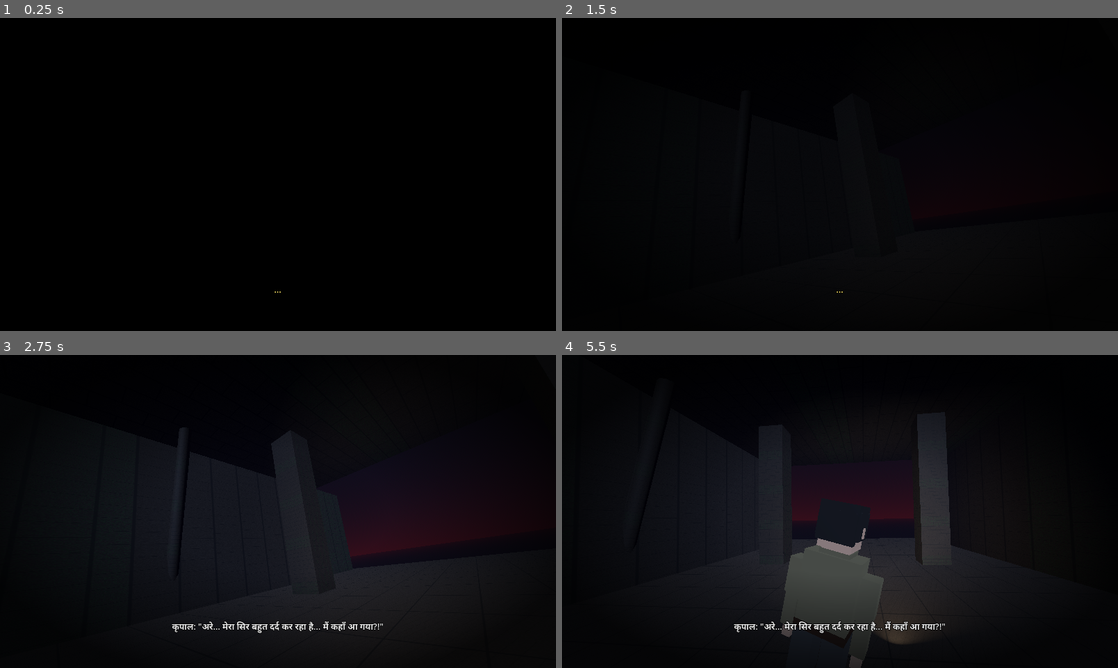
Above: before the commit, frames 1-4 (two rows, left to right).
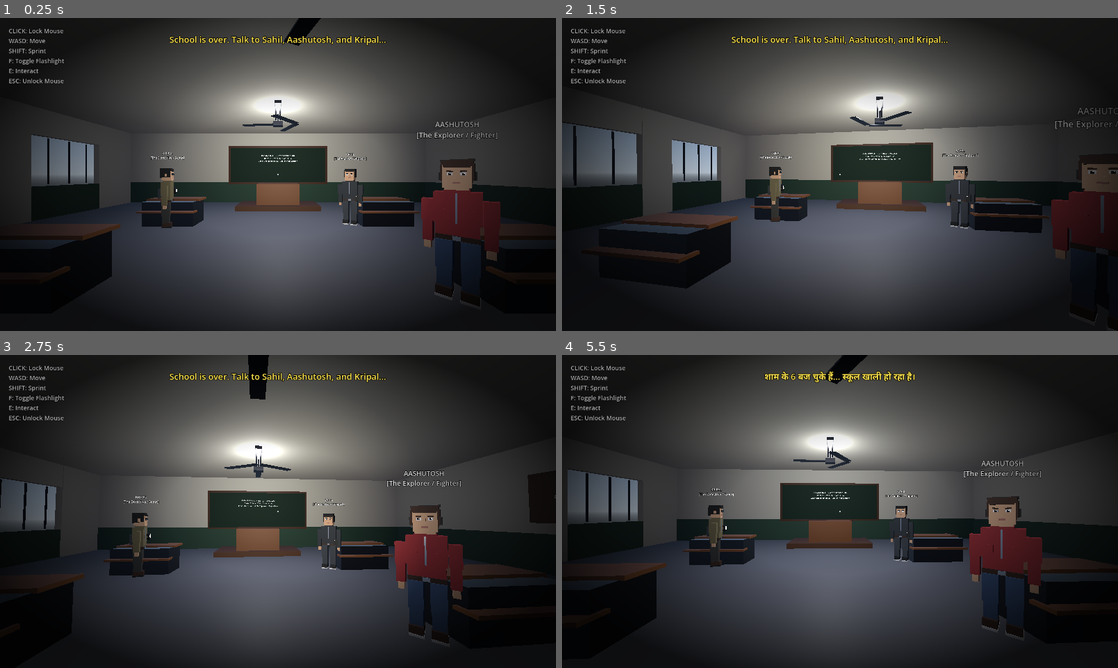
Above: after the commit, the same moments.

Repository: Sahil13092008/HorrorMission
Game: Godot game, scene res://scenes/classroom.tscn
Same seed, same stepped clock (60 frames per second), same inputs: the game is played once before the commit and once after it. Before the commit the project starts from res://scenes/bhangarh_ruins.tscn. Sound files missing from this copy of the repository are replaced by a short silence.
Inputs (mouse positions are in pixels of both pictures, inside the frame that each line leads up to):
- Up to frame 1 (0.25 s): no input
- Up to frame 2 (1.5 s): tap Enter at 0.5, 0.6 s; move the mouse to (867, 174) at 0.52 s; hold Up (ui_up) from 0.53 s (still down); click (867, 174) at 0.67 s; tap Space at 0.77, 1.07 s; tap E at 0.8, 1.35 s; move the mouse to (812, 174) at 1.27 s
- Up to frame 3 (2.75 s): keep holding Up (ui_up); tap Space at 1.52, 1.55, 1.82, 2.1 s; move the mouse to (289, 505) at 2.02 s; tap Enter at 2.3 s
- Up to frame 4 (5.5 s): keep holding Up (ui_up); move the mouse to (834, 517) at 2.77 s; tap Enter at 2.85, 4.55 s; click (834, 517) at 2.92 s; tap Space at 3.02, 3.32, 3.77, 3.8, 4.07, 4.52, 4.82 s; tap E at 3.05, 5.3 s; move the mouse to (878, 514) at 3.52 s; tap V at 3.6 s; move the mouse to (795, 508) at 4.27 s; tap F at 4.35 s; move the mouse to (845, 511) at 5.02 s; hold Shift from 5.03 s (still down); click (845, 511) at 5.17 s

The runs differ from the first frame. In frame 1, 76% of the frame differs, in the area x 0-100%, y 0-100%; in frame 2, 72%; in frame 3, 64%; in frame 4, 65%.

Commit message:
Set narrative flow: Classroom scene first, Kripal POV cutscene on leaving door, then Street journey to Kripals house

Diff:
--- a/project.godot
+++ b/project.godot
@@ -15,7 +15,7 @@
 [application]
 
 config/name="Horror Mission"
-run/main_scene="res://scenes/bhangarh_ruins.tscn"
+run/main_scene="res://scenes/classroom.tscn"
 config/features=PackedStringArray("4.7")
 
 [display]
--- a/scenes/bhangarh_ruins.tscn
+++ b/scenes/bhangarh_ruins.tscn
@@ -990,14 +990,14 @@
 theme_override_colors/font_outline_color = Color(0, 0, 0, 1)
 theme_override_constants/outline_size = 12
 theme_override_font_sizes/font_size = 46
-text = "🔴 अध्याय 1 शुरू 🔴"
+text = "🔴 कृपाल का रहस्यमय अपहरण 🔴"
 horizontal_alignment = 1
 
 [node name="AlertSub" type="Label" parent="CutsceneUI/ChapterCard/Margin/VBox"]
 layout_mode = 2
 theme_override_colors/font_color = Color(0.85, 0.85, 0.9, 1)
 theme_override_font_sizes/font_size = 18
-text = "CHAPTER 1 : THE EXPEDITION (भानगढ़ का रहस्य)"
+text = "KRIPAL ABDUCTED — HEADING TO KRIPAL'S RESIDENCE (PANSEMAL)"
 horizontal_alignment = 1
 
 [node name="CardBox" type="PanelContainer" parent="CutsceneUI/ChapterCard/Margin/VBox"]
@@ -1036,13 +1036,13 @@
 theme_override_constants/separation = 20
 
 [node name="ContinueBtn" type="Button" parent="CutsceneUI/ChapterCard/Margin/VBox/BtnBox"]
-custom_minimum_size = Vector2(340, 52)
+custom_minimum_size = Vector2(380, 52)
 layout_mode = 2
 theme_override_colors/font_color = Color(1, 1, 1, 1)
 theme_override_colors/font_hover_color = Color(1, 0.9, 0.3, 1)
 theme_override_font_sizes/font_size = 18
 theme_override_styles/normal = SubResource("StyleBoxFlat_Btn")
-text = "➔ अध्याय 1 में प्रवेश करें (START MISSION)"
+text = "➔ कृपाल के घर की ओर प्रस्थान करें (GO TO KRIPAL'S HOUSE)"
 
 [node name="ReplayBtn" type="Button" parent="CutsceneUI/ChapterCard/Margin/VBox/BtnBox"]
 custom_minimum_size = Vector2(260, 52)
--- a/scripts/bhangarh_ruins.gd
+++ b/scripts/bhangarh_ruins.gd
@@ -554,7 +554,10 @@
 	card_fade.tween_property(chapter_card, "modulate:a", 1.0, 1.2)
 
 func on_continue_clicked():
-	get_tree().change_scene_to_file("res://scenes/classroom.tscn")
+	if continue_btn:
+		continue_btn.disabled = true
+		continue_btn.text = "🚗 कृपाल के घर की ओर प्रस्थान..."
+	get_tree().change_scene_to_file("res://scenes/street_to_kripal.tscn")
 
 func on_replay_clicked():
 	get_tree().reload_current_scene()
--- a/scripts/classroom.gd
+++ b/scripts/classroom.gd
@@ -622,18 +622,18 @@
 
 func on_enter_bhangarh_clicked():
 	if map_dialogue_feed:
-		map_dialogue_feed.text = "🚗 कृपाल के घर की ओर प्रस्थान... (HEADING TO KRIPAL'S HOUSE)"
+		map_dialogue_feed.text = "👁️ कृपाल के साथ क्या हुआ था? (KRIPAL'S VIEW LOADING...)"
 
 	if enter_bhangarh_btn:
 		enter_bhangarh_btn.disabled = true
-		enter_bhangarh_btn.text = "🚨 कृपाल के घर की ओर प्रस्थान..."
+		enter_bhangarh_btn.text = "🚨 कृपाल का दृश्य लोड हो रहा है..."
 	if beacon_btn:
 		beacon_btn.disabled = true
 
-	# Dramatic transition fade out into street journey to Kripal's house
+	# Dramatic transition fade out into Kripal's POV scene
 	var tw = create_tween()
 	tw.tween_property(bhangarh_map_ui, "modulate", Color(0.0, 0.0, 0.0, 1.0), 0.8)
 	if sfx_ambience:
 		tw.parallel().tween_property(sfx_ambience, "volume_db", -25.0, 0.8)
 	await tw.finished
-	get_tree().change_scene_to_file("res://scenes/street_to_kripal.tscn")
+	get_tree().change_scene_to_file("res://scenes/bhangarh_ruins.tscn")
